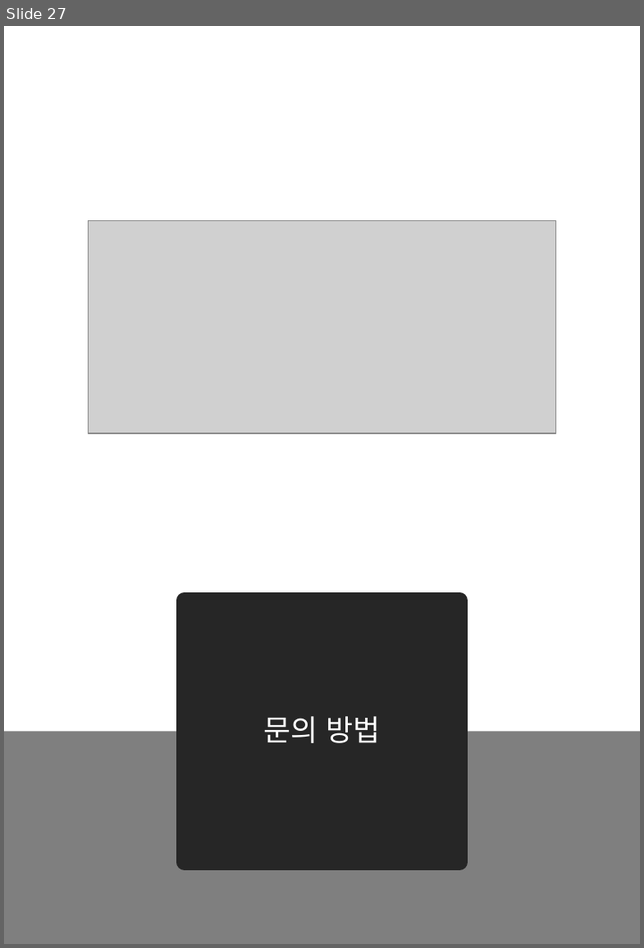
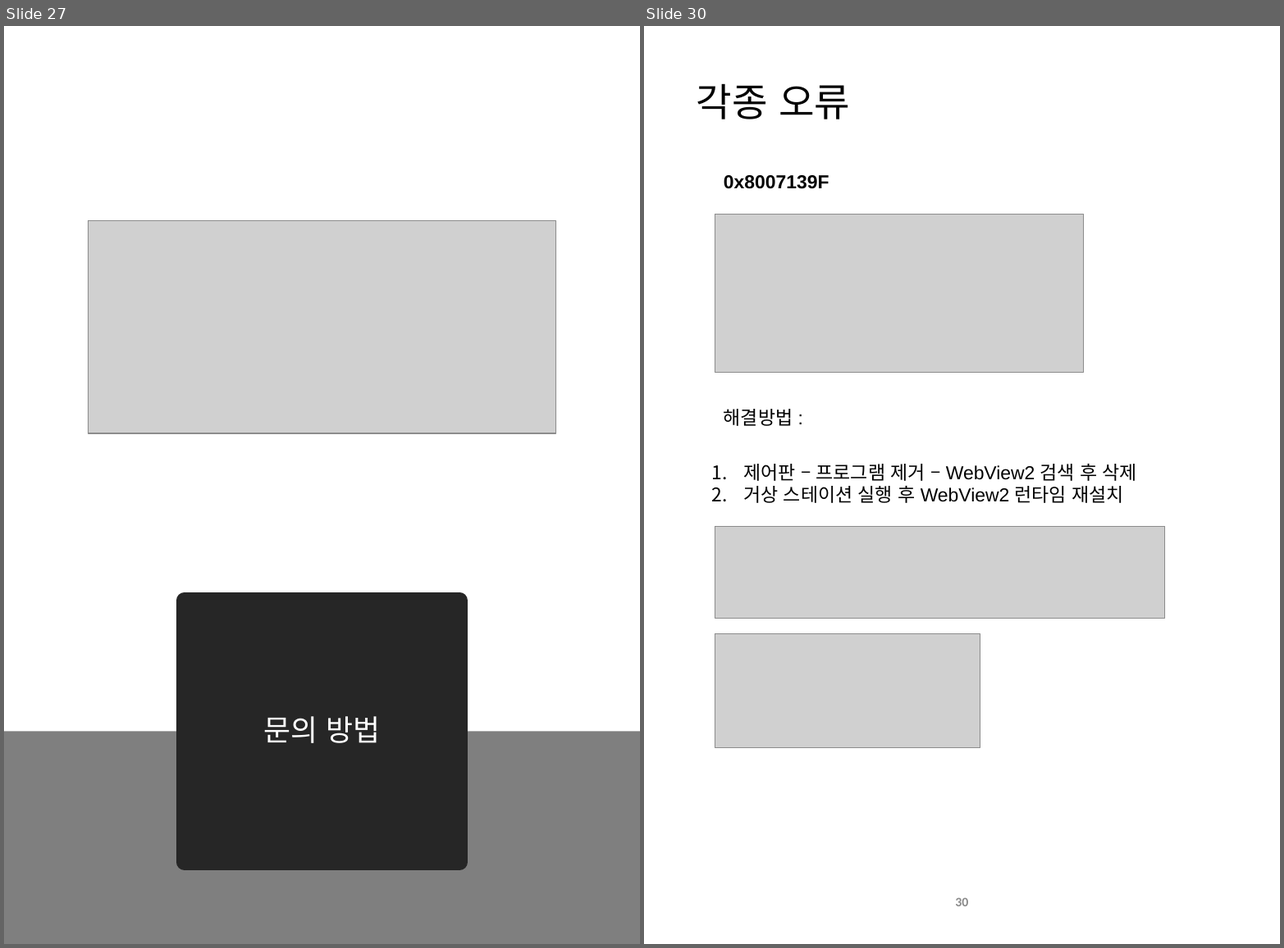
Before and after one commit to byungmeo/GersangStation, a slide deck: 사용자 설명서.pptx. Shown side by side, each under a label of ours: slide 27 before the commit, slides 27 and 30 after it; the slides between them are not shown. The pictures are 644x948 and 1284x948 pixels, drawn with LibreOffice and Linux fonts; fonts in the diff are those of the drawing; grey boxes stand for pictures. Boxes give left, top, right and bottom in pixels: in the first picture for what was removed or moved away, otherwise in the second. Text is boxed around its words. In the diff, an @@ line names an element or a change of style, - is before the commit and + after.

Commit message:
검색보상 기능 이벤트 페이지 예외 추가

```diff
--- a/사용자 설명서.pptx
+++ b/사용자 설명서.pptx
@@ slide 30 added at (644,26,1280,944), background #FFFFFF @@
@@ title added at (696,83,850,119), 33 pt, text #000000 @@
+각종 오류
@@ text added at (724,175,829,189), 16 pt, text #000000, bold @@
+0x8007139F
@@ picture added at (715,214,1083,373) @@
@@ text added at (724,409,792,426), 16 pt, text #000000 @@
+해결방법 :
@@ text added at (743,464,1137,503), 16 pt, text #000000 @@
+1. 제어판 – 프로그램 제거 – WebView2 검색 후 삭제
+2. 거상 스테이션 실행 후 WebView2 런타임 재설치
@@ picture added at (715,526,1164,617) @@
@@ picture added at (715,634,980,747) @@
@@ page number added at (955,898,968,907), 11 pt, text #8C8C8C, bold @@
+30
```
Also in this commit, not shown: 3 slides changed, 1 other slide added, 1 other file.
